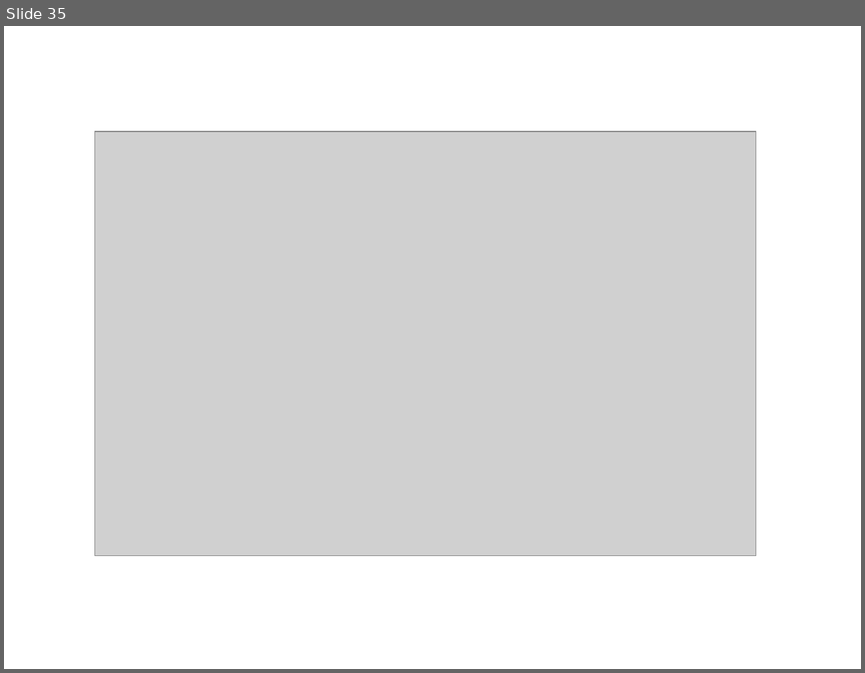
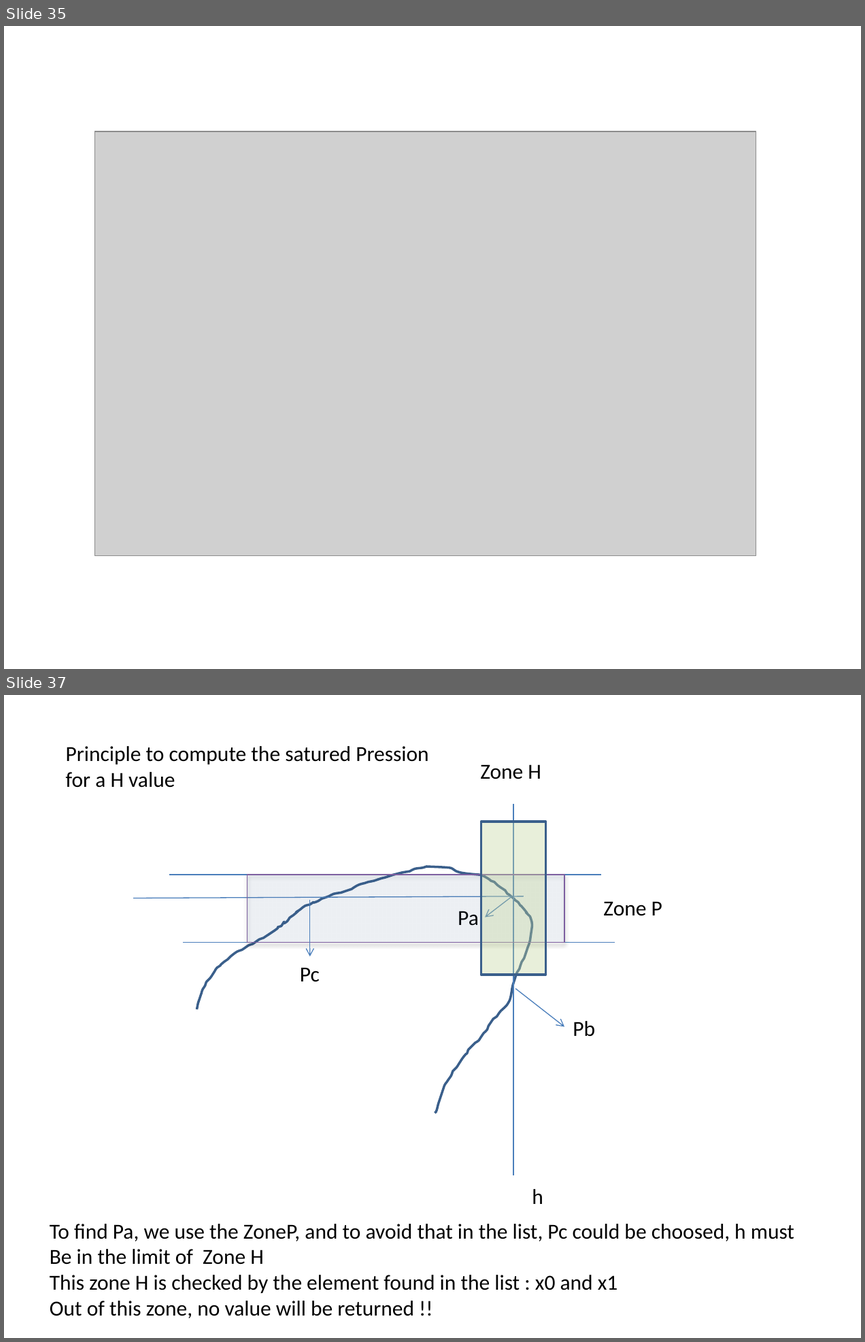
Before and after one commit to ckl67/PAC-Tool, a slide deck: prog_help/pac-tool help draw.pptx. Shown one above the other, each under a label of ours: slide 35 before the commit, slides 35 and 37 after it; the slides between them are not shown. The pictures are 865x673 and 865x1342 pixels, drawn with LibreOffice and Linux fonts; fonts in the diff are those of the drawing; grey boxes stand for pictures. Boxes give left, top, right and bottom in pixels: in the first picture for what was removed or moved away, otherwise in the second. Text is boxed around its words. In the diff, an @@ line names an element or a change of style, - is before the commit and + after.

```diff
--- a/prog_help/pac-tool help draw.pptx
+++ b/prog_help/pac-tool help draw.pptx
@@ slide 37 added at [4, 695, 861, 1338], background #FFFFFF @@
@@ text added at [66, 746, 428, 787], 18 pt, text #000000 @@
+Principle to compute the satured Pression
+for a H value
@@ text added at [480, 764, 541, 779], 18 pt, text #000000 @@
+Zone H
@@ line added from (513, 804) to (513, 1175), #4B7EBC 0.75 pt @@
@@ rectangle added at [481, 821, 545, 975], fill #C3D69B at 37% opacity, outline #3A5F8C 2 pt @@
@@ line added from (169, 875) to (601, 875), #4B7EBC 0.75 pt @@
@@ freeform shape added at [197, 866, 532, 1113], outline #3A5F8C 2 pt @@
@@ rectangle added at [247, 875, 564, 943], fill #4F81BD at 7% opacity, outline #7D60A0 0.75 pt @@
@@ line added from (524, 896) to (133, 898), #4B7EBC 0.75 pt @@
@@ arrow added from (511, 897) to (485, 917), #4B7EBC 0.75 pt @@
@@ arrow added from (310, 900) to (310, 956), #4B7EBC 0.75 pt @@
@@ text added at [458, 911, 479, 926], 18 pt, text #000000 @@
+Pa
@@ text added at [603, 901, 662, 916], 18 pt, text #000000 @@
+Zone P
@@ line added from (183, 942) to (615, 942), #4B7EBC 0.75 pt @@
@@ text added at [300, 967, 320, 982], 18 pt, text #000000 @@
+Pc
@@ arrow added from (515, 988) to (564, 1027), #4B7EBC 0.75 pt @@
@@ text added at [572, 1021, 595, 1036], 18 pt, text #000000 @@
+Pb
@@ text added at [532, 1189, 543, 1204], 18 pt, text #000000 @@
+h
@@ text added at [50, 1223, 794, 1318], 18 pt, text #000000 @@
+To find Pa, we use the ZoneP, and to avoid that in the list, Pc could be choosed, h must
+Be in the limit of Zone H
+This zone H is checked by the element found in the list : x0 and x1
+Out of this zone, no value will be returned !!
```
Also in this commit, not shown: 2 other slides added, 1 slide removed, 5 other files.
